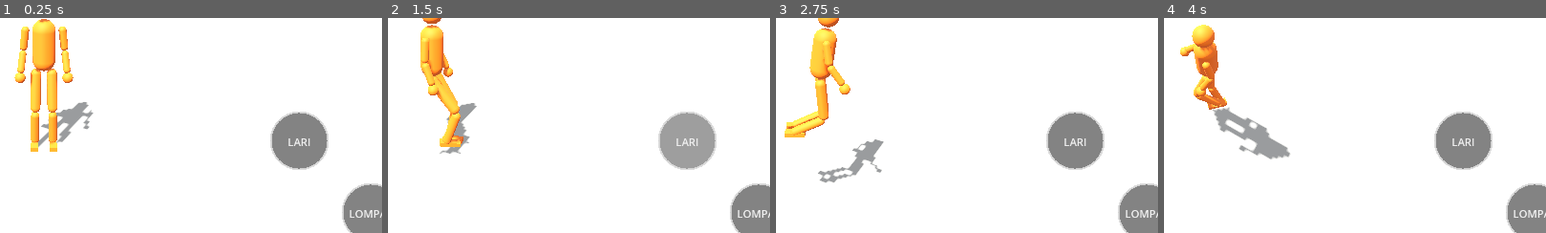
Above: before the commit, frames 1-4 (left to right).
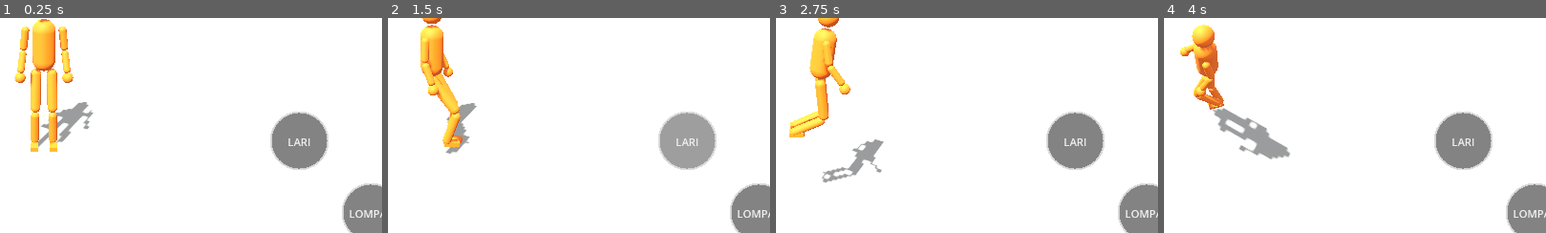
Above: after the commit, the same moments.

Repository: bagus123triga/light-of-kirana
Game: Godot game, scene res://scenes/main.tscn
Two runs of this game, one before a commit and one after it. Both use one fixed random seed, a clock stepped at 60 frames per second and the inputs below.
Inputs (mouse positions are % of the whole screen's width and height, from its top left):
- Up to frame 1 (0.25 s): no input
- Up to frame 2 (1.5 s): tap Enter at 0.5 s; drag from (10, 81) to (60, 28) at 0.52 s; drag from (83, 71) to (45, 70) at 1.27 s
- Up to frame 3 (2.75 s): move the mouse to (93, 87) at 2.02 s; hold D from 2.03 s (still down); hold Shift from 2.03 s (still down); click (93, 87) at 2.17 s
- Up to frame 4 (4 s): release D at 2.75 s; release Shift at 2.75 s; drag from (45, 70) to (20, 35) at 2.77 s; move the mouse to (80, 65) at 3.52 s; hold A from 3.53 s (still down); hold Shift from 3.53 s (still down); tap Space at 3.77 s
The pictures show only the part of the screen within x 44-94%, y 42-92%; the shares and areas given below are measured in that part.

The runs differ from the first frame. In frame 1, less than 0.1% of the frame differs, in the area x 8-13%, y 56-58%; in frame 2, less than 0.1%; in frame 3, 0.2%, in the area x 2-16%, y 48-77%; in frame 4, less than 0.1%.

Commit message:
Reduce heel overhang on procedural feet

Diff:
--- a/scripts/procedural_humanoid.gd
+++ b/scripts/procedural_humanoid.gd
@@ -227,7 +227,7 @@
 		shin_mesh.append(shin)
 		var foot := MeshInstance3D.new()
 		var foot_box := BoxMesh.new()
-		foot_box.size = Vector3(0.09, 0.05, 0.24)
+		foot_box.size = Vector3(0.09, 0.05, 0.18)
 		foot.mesh = foot_box
 		foot.material_override = mat
 		add_child(foot)
@@ -722,7 +722,7 @@
 		if foot_stepping[i]:
 			foot_pitch = sin(PI * clampf(foot_step_t[i], 0.0, 1.0)) * 0.35
 		var foot_fwd := Vector3(sin(foot_yaw[i]), 0, cos(foot_yaw[i]))
-		var foot_pos := ankle + foot_fwd * 0.05
+		var foot_pos := ankle + foot_fwd * 0.07
 		foot_pos.y = ankle.y
 		foot_mesh[i].global_transform = Transform3D(Basis.from_euler(Vector3(foot_pitch, foot_yaw[i], 0.0)), foot_pos)
 
